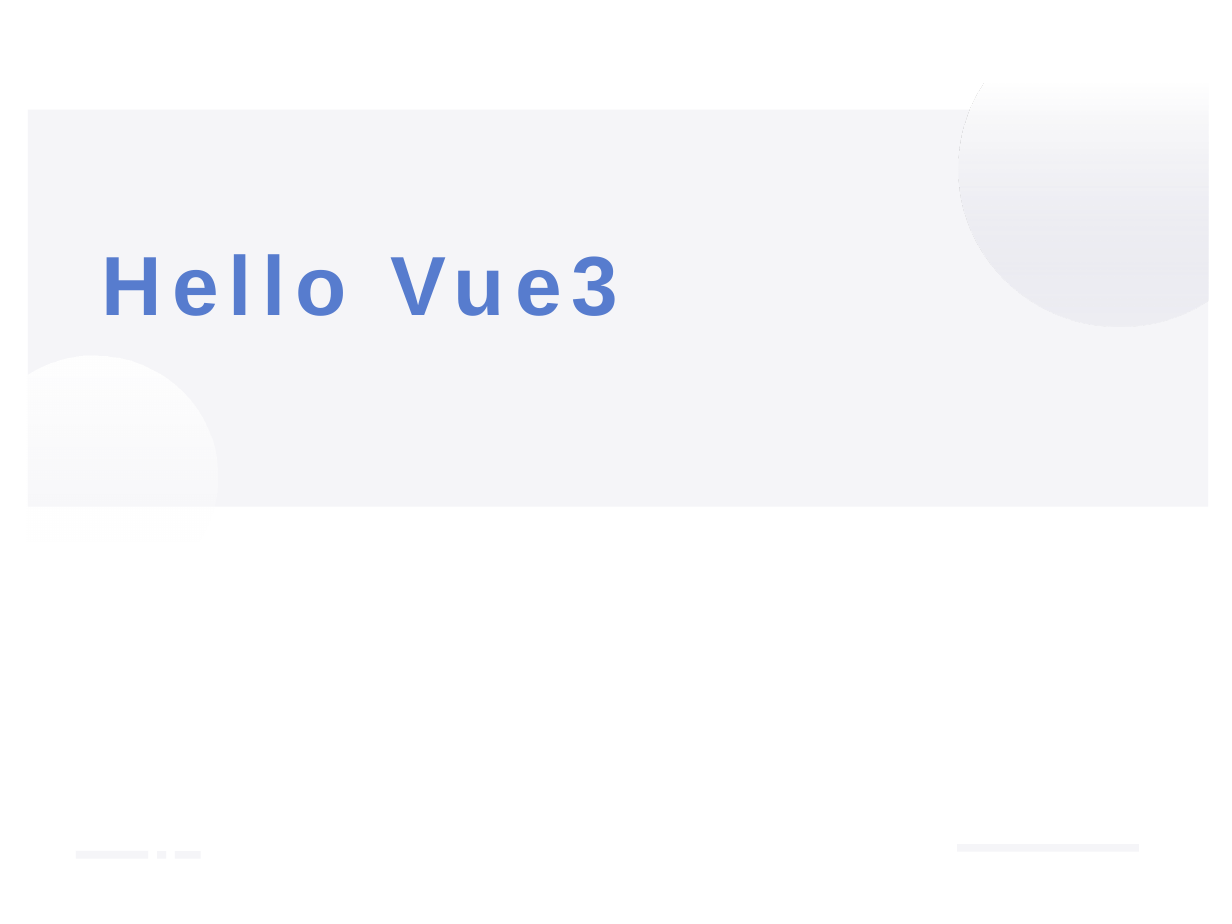
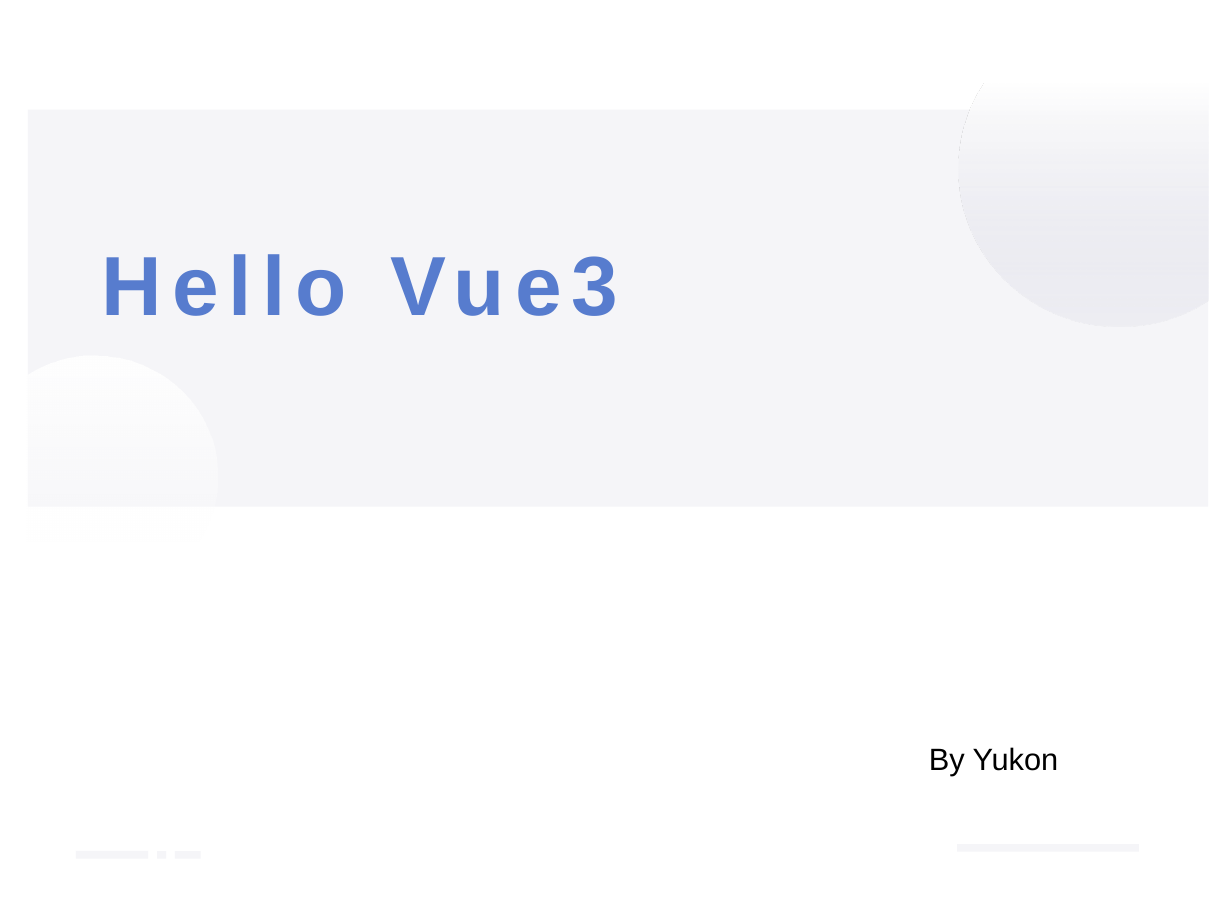
Before and after one commit to Yukon123/HelloVue3, a slide deck: slide 1 of Vue3.pptx. Drawn at 1232x924 pixels with LibreOffice and Linux fonts; fonts in the diff are those of the drawing. Boxes give left, top, right and bottom in pixels: in the first picture for what was removed or moved away, otherwise in the second. Text is boxed around its words. In the diff, an @@ line names an element or a change of style, - is before the commit and + after.

```diff
--- a/Vue3.pptx
+++ b/Vue3.pptx
@@ text added at (x1=929, y1=747, x2=1059, y2=776), 18 pt, text #000000 @@
+By Yukon
```
Also in this commit, not shown: 9 other slides changed, 4 slides added, 2 slides removed, 20 other files.
